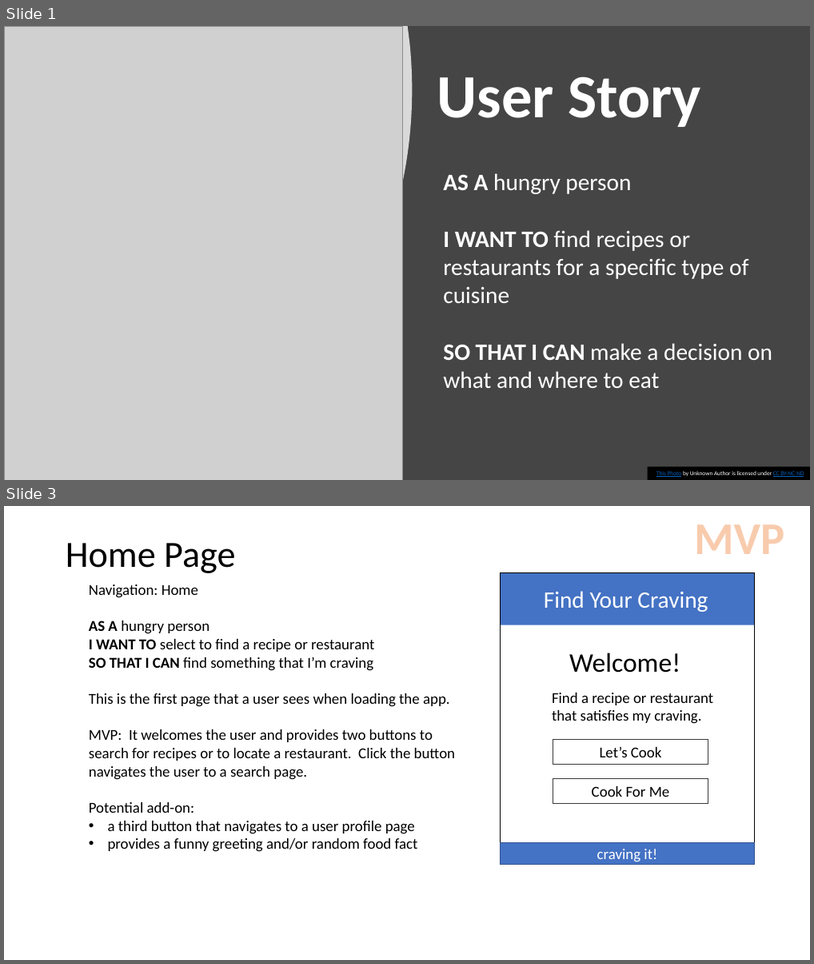
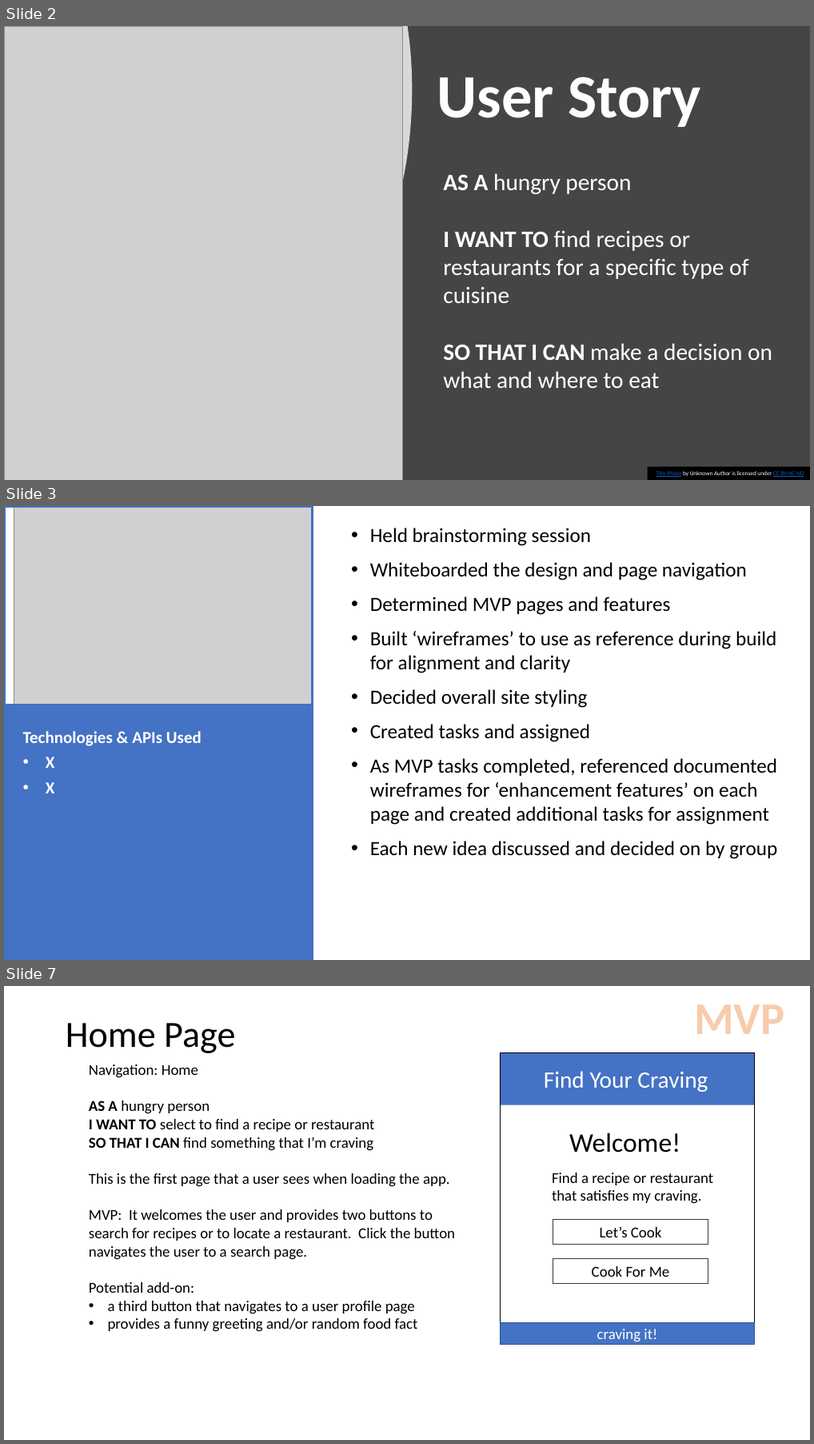
Before and after one commit to christinena-msr/crave_masters, a slide deck: WireFrames.pptx. Shown one above the other, each under a label of ours: slides 1 and 3 before the commit, slides 2, 3 and 7 after it; the slides between them are not shown. The pictures are 814x964 and 814x1444 pixels, drawn with LibreOffice and Linux fonts; fonts in the diff are those of the drawing; grey boxes stand for pictures. Boxes give left, top, right and bottom in pixels: in the first picture for what was removed or moved away, otherwise in the second. Text is boxed around its words. In the diff, an @@ line names an element or a change of style, - is before the commit and + after.

```diff
--- a/WireFrames.pptx
+++ b/WireFrames.pptx
@@ slide 3 added at (4, 506, 810, 960), background #FFFFFF @@
@@ rectangle added at (4, 506, 313, 960), outline #4472C4 3 pt @@
@@ picture added at (14, 506, 313, 705) @@
@@ text added at (370, 528, 778, 859), 24 pt, text #000000 @@
+• Held brainstorming session
+• Whiteboarded the design and page navigation
+• Determined MVP pages and features
+• Built ‘wireframes’ to use as reference during build for alignment and clarity
+• Decided overall site styling
+• Created tasks and assigned
+• As MVP tasks completed, referenced documented wireframes for ‘enhancement features’ on each page and created additional tasks for assignment
+• Each new idea discussed and decided on by group
@@ rectangle added at (4, 705, 313, 960), fill #4472C4, outline #4472C4 3 pt @@
@@ text added at (23, 731, 202, 793), 20 pt, text #FFFFFF, bold @@
+Technologies & APIs Used
+• X
+• X
@@ what was slide 1 is now slide 2 @@
@@ what was slide 3 is now slide 7 @@
```
Also in this commit, not shown: 3 other slides added, 2 slides removed, 1 other file.
